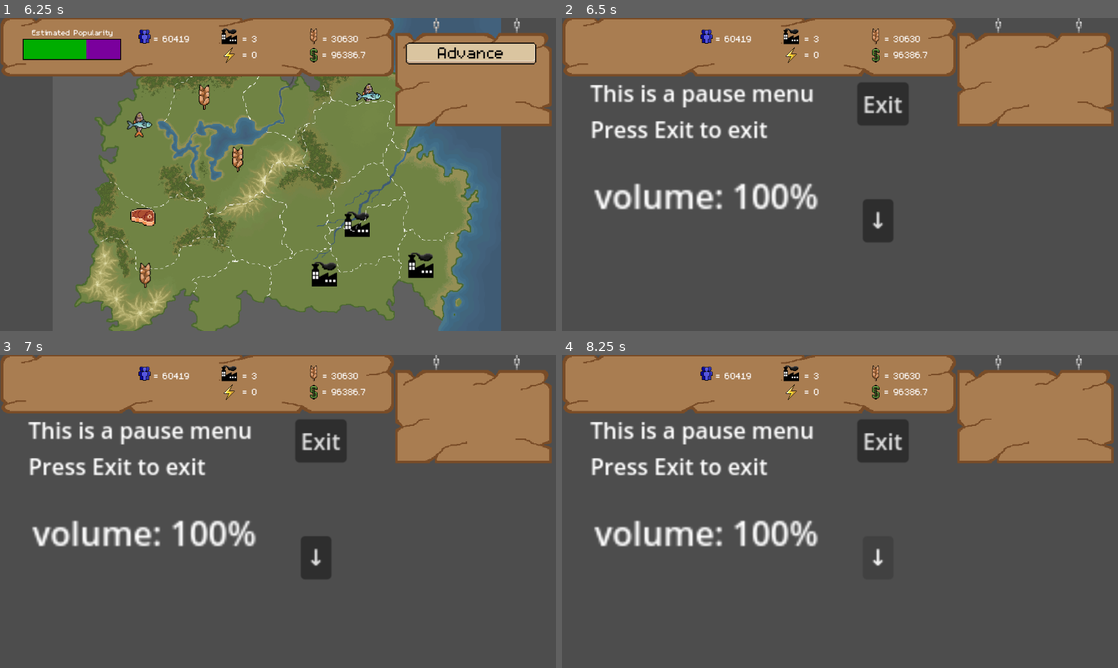
Above: before the commit, frames 1-4 (two rows, left to right).
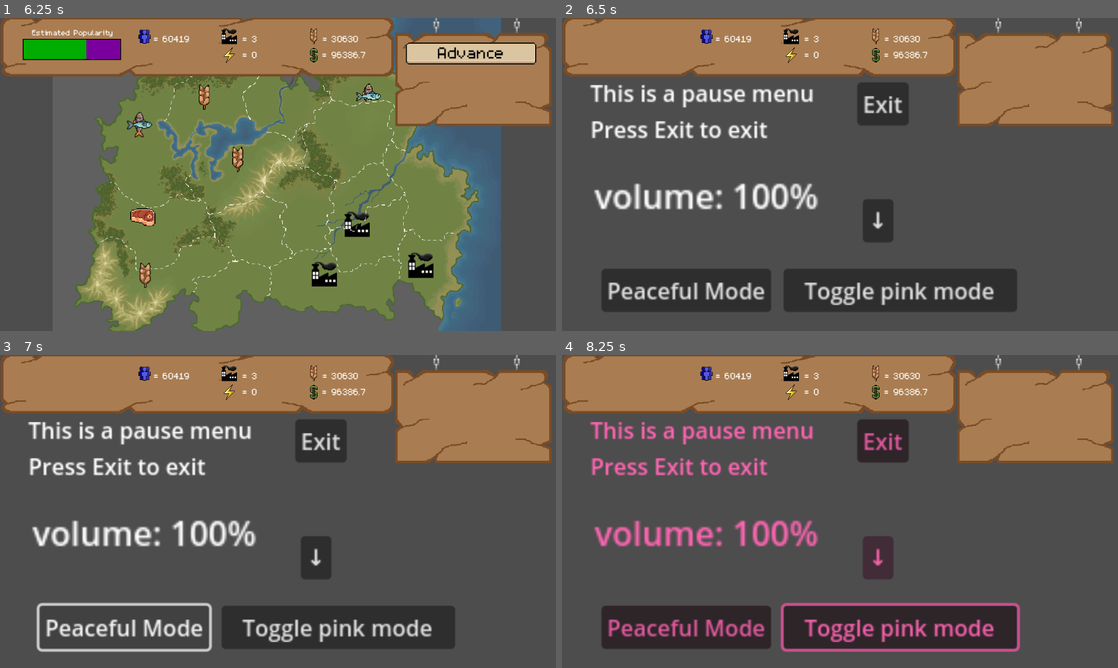
Above: after the commit, the same moments.

Repository: mccoogp/WeatherInc
Game: Godot game, scene res://world.tscn
Same seed, same stepped clock (60 frames per second), same inputs: the game is played once before the commit and once after it. The engine's default icon, where the game draws it, is replaced by a stand-in: a white triangle on a blue panel in a dark square.
Inputs (mouse positions are in pixels of both pictures, inside the frame that each line leads up to):
- Up to frame 1 (6.25 s): click "Next" at 0.5 s; click "Next" at 1.25 s; click "Advance" at 2 s; tap Enter at 2.75, 3.6, 5 s; move the mouse to (400, 158) at 2.77 s; hold Right 2.78-3.53 s; hold X 2.78-3.53 s; click (400, 158) at 2.92 s; tap Space at 3.02, 3.5, 3.77, 5.27, 5.75, 6.02 s; move the mouse to (166, 190) at 3.52 s; hold Down 3.53-4.28 s; move the mouse to (333, 105) at 4.27 s; hold Right 4.28-5.03 s; hold Backspace 4.28-5.03 s; move the mouse to (250, 237) at 5.02 s; hold Up 5.03-5.78 s; tap Tab at 5.1 s; click (250, 237) at 5.17 s; move the mouse to (444, 221) at 5.77 s; hold Left from 5.78 s (still down); hold X from 5.78 s (still down)
- Up to frame 2 (6.5 s): keep holding Left; keep holding X; tap Escape at 6.4 s
- Up to frame 3 (7 s): release Left at 6.5 s; release X at 6.5 s; click (122, 627) at 6.5 s, where only the run after the commit has a clickable "Peaceful Mode"
- Up to frame 4 (8.25 s): click (901, 627) at 7.25 s, where only the run after the commit has a clickable "Toggle pink mode"; click "↓" at 8 s

Frame 1 is identical in both runs. In frame 2, 8.9% of the frame differs, in the area x 7-82%, y 80-94%; in frame 3, 6.9%; in frame 4, 15%, in the area x 5-83%, y 21-95%.

Commit message:
animated rain

Diff:
--- a/district.gd
+++ b/district.gd
@@ -18,7 +18,7 @@
 
 @export var image: Texture
 @export var disaster = []
-
+var count = 0
 
 func _ready() -> void:
 	$Main.texture = image
@@ -29,7 +29,26 @@
 		$ProductionImage.texture = load("res://icons/" + prod + ".png")
 	$Disaster.texture = null
 	for dis in disaster:
-		$Disaster.texture = load("res://4caster Art/disasters/" + dis + ".png")
+		if dis == "rain":
+			if count < 100:
+				$Disaster.texture = load("res://4caster Art/disasters/rain.png")
+			elif count < 200:
+				$Disaster.texture = load("res://4caster Art/disasters/lightning.png")
+			else:
+				count = 0
+		else:
+			$Disaster.texture = load("res://4caster Art/disasters/" + dis + ".png")
 
 func _process(delta: float) -> void:
 	$ProductionImage.modulate = Color(setup,setup,setup)
+	count += 1
+	for dis in disaster:
+		if dis == "rain":
+			if count < 10:
+				$Disaster.texture = load("res://4caster Art/disasters/rain.png")
+			elif count < 20:
+				$Disaster.texture = load("res://4caster Art/disasters/lightning.png")
+			elif count < 30:
+				$Disaster.texture = load("res://4caster Art/disasters/snow.png")
+			else:
+				count = 0
--- a/pause.gd
+++ b/pause.gd
@@ -18,11 +18,21 @@
 
 func _ready():
 	$Button.pressed.connect(_on_button_pressed)
+	$peaceful.pressed.connect(_on_peaceful_pressed)
+	$pink.pressed.connect(_on_pink_pressed)
 
 func _on_button_pressed():
-	print("emmiting")
 	emit_signal("resume_game")
 
+signal peaceful
+
+func _on_peaceful_pressed() -> void:
+	emit_signal("peaceful")
+
+signal pink
+
+func _on_pink_pressed() -> void:
+	emit_signal("pink")
 
 func _on_vol_up_pressed() -> void:
 	if volume < 100:
--- a/pause.tscn
+++ b/pause.tscn
@@ -48,6 +48,22 @@
 focus_mode = 0
 text = "↓"
 
+[node name="peaceful" type="Button" parent="."]
+offset_left = 93.0
+offset_top = 140.0
+offset_right = 215.0
+offset_bottom = 171.0
+text = "Peaceful Mode"
+
+[node name="pink" type="Button" parent="."]
+offset_left = 224.0
+offset_top = 140.0
+offset_right = 392.0
+offset_bottom = 171.0
+text = "Toggle pink mode"
+
 [connection signal="pressed" from="Button" to="." method="_on_button_pressed"]
 [connection signal="pressed" from="vol_up" to="." method="_on_vol_up_pressed"]
 [connection signal="pressed" from="vol_down" to="." method="_on_vol_down_pressed"]
+[connection signal="pressed" from="peaceful" to="." method="_on_peaceful_pressed"]
+[connection signal="pressed" from="pink" to="." method="_on_pink_pressed"]
--- a/world.gd
+++ b/world.gd
@@ -46,6 +46,8 @@
 
 var previousvis = [false, false, false]
 var frame = 0
+var peace = false
+var pink = false
 
 func _on_resume_game():
 	print("recived emit")
@@ -150,6 +152,23 @@
 func _ready():
 	var pause_menu = $Pause
 	pause_menu.connect("resume_game", Callable(self, "_on_resume_game"))
+	pause_menu.connect("peaceful", Callable(self, "_on_peaceful"))
+	pause_menu.connect("pink", Callable(self, "_on_pink"))
+func _on_peaceful():
+	temp = 0
+	peace = true
+
+func _on_pink():
+	if not pink:
+		var pink_color = Color(1.0, 0.4, 0.7, 1.0)
+		var tween = create_tween()
+		tween.tween_property(self, "modulate", pink_color, 0.3)
+		pink = true
+	else:
+		var pink_color = Color(1,1,1,1)
+		var tween = create_tween()
+		tween.tween_property(self, "modulate", pink_color, 0.3)
+		pink = false
 
 
 func _input(event):
@@ -633,6 +652,8 @@
 			#disasters
 			for district in 16:
 				var thing = disaster(temp)
+				if peace:
+					thing = "none"
 				if thing == "none":
 					districts[district].disaster = []
 				elif thing == "tornado":
